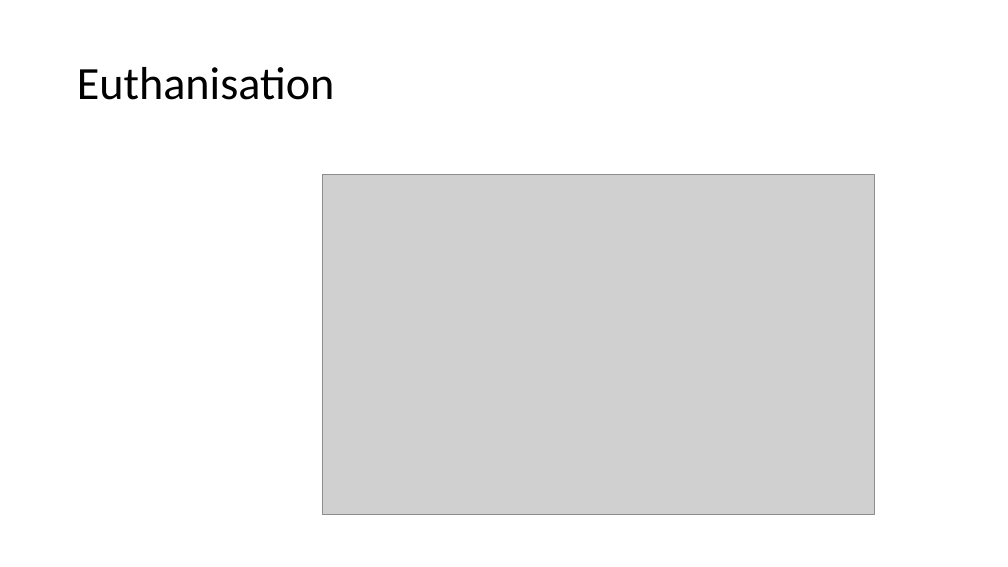
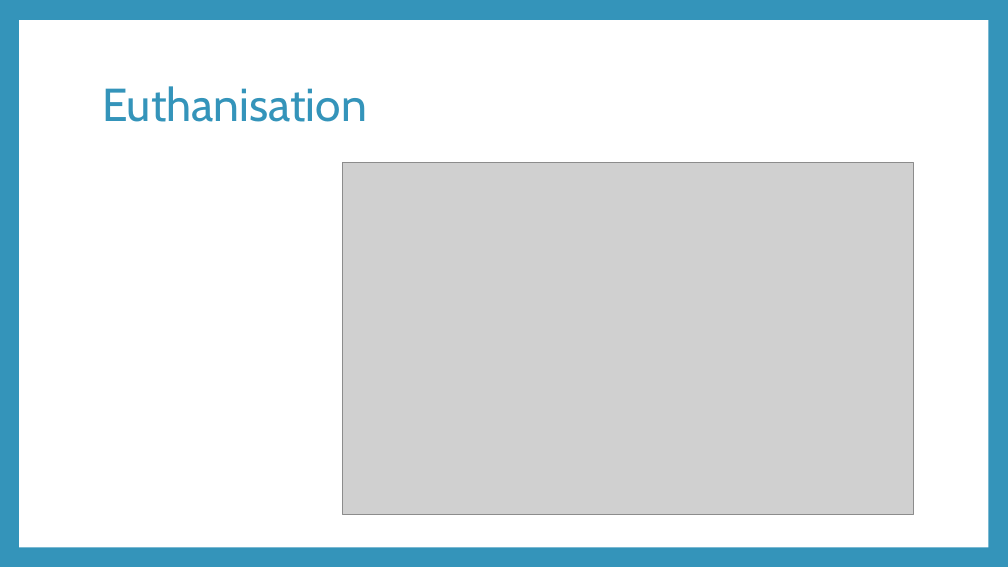
Before and after one commit to awyllie87/RSPCA, a slide deck: slide 9 of presentation.pptx (slide 7 before the commit). Drawn at 1008x567 pixels with LibreOffice and Linux fonts; fonts in the diff are those of the drawing; grey boxes stand for pictures. Boxes give left, top, right and bottom in pixels: in the first picture for what was removed or moved away, otherwise in the second. Text is boxed around its words. In the diff, an @@ line names an element or a change of style, - is before the commit and + after.

```diff
--- a/presentation.pptx
+++ b/presentation.pptx
@@ background #FFFFFF to #3494BA @@
@@ rectangle added at (x1=19, y1=20, x2=988, y2=547), fill #FFFFFF @@
@@ title "Euthanisation" moved from (x1=77, y1=67, x2=335, y2=100) to (x1=102, y1=86, x2=367, y2=122) @@
@@ title "Euthanisation" at (x1=102, y1=86, x2=367, y2=122): font Calibri to Cabin, text colour #000000 to #3494BA @@
@@ picture resized from (x1=323, y1=175, x2=874, y2=515) to (x1=343, y1=163, x2=913, y2=515) @@
```
Also in this commit, not shown: 5 other slides changed, 5 slides added, 1 slide removed, 11 other files.
